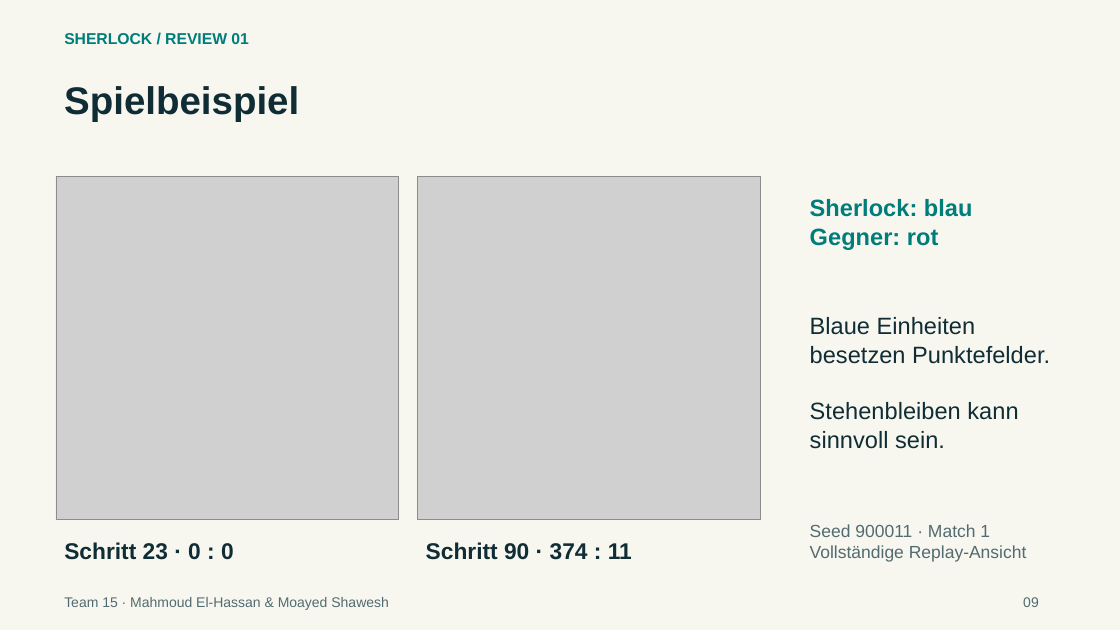
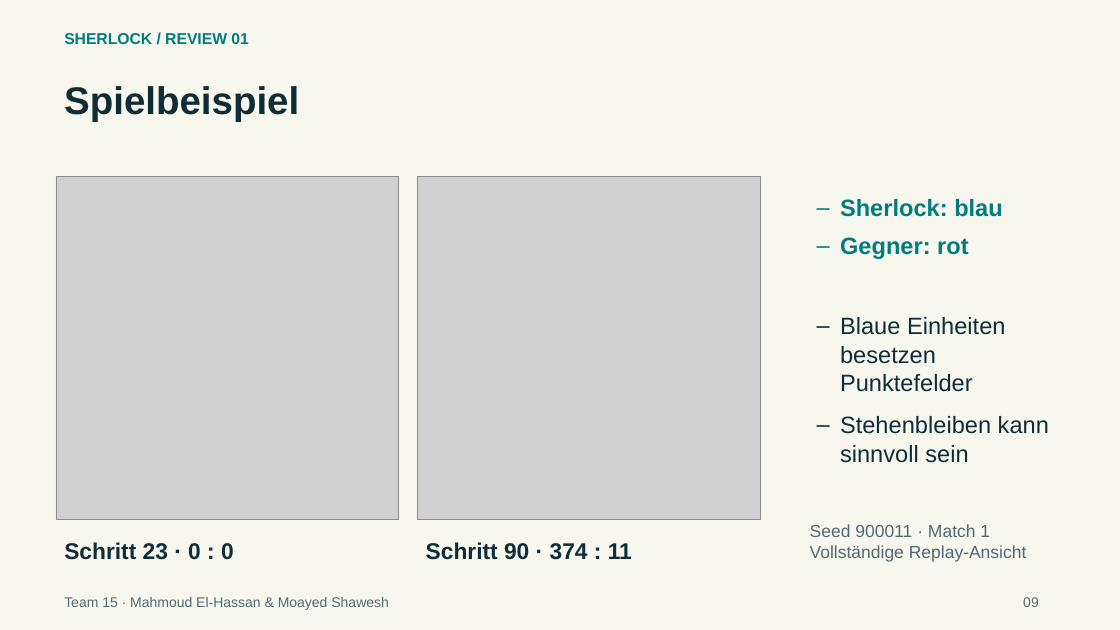
Before and after one commit to elhassanmahmoud/sherlock-luxAI-team15, a slide deck: slide 9 of docs/presentation/Sherlock_Review_16-10-2026.pptx. Drawn at 1120x630 pixels with LibreOffice and Linux fonts; fonts in the diff are those of the drawing; grey boxes stand for pictures. Boxes give left, top, right and bottom in pixels: in the first picture for what was removed or moved away, otherwise in the second. Text is boxed around its words. In the diff, an @@ line names an element or a change of style, - is before the commit and + after.

```diff
--- a/docs/presentation/Sherlock_Review_16-10-2026.pptx
+++ b/docs/presentation/Sherlock_Review_16-10-2026.pptx
@@ text "Sherlock: blau" at bbox=[840, 199, 1003, 259]: bullet none to –; more space between paragraphs @@
@@ text at bbox=[840, 317, 1049, 463]: text changed @@
-Blaue Einheiten
-besetzen Punktefelder.
-Stehenbleiben kann
-sinnvoll sein.
+– Blaue Einheiten besetzen Punktefelder
+– Stehenbleiben kann sinnvoll sein
```
Also in this commit, not shown: 3 other slides changed, 4 other files.
